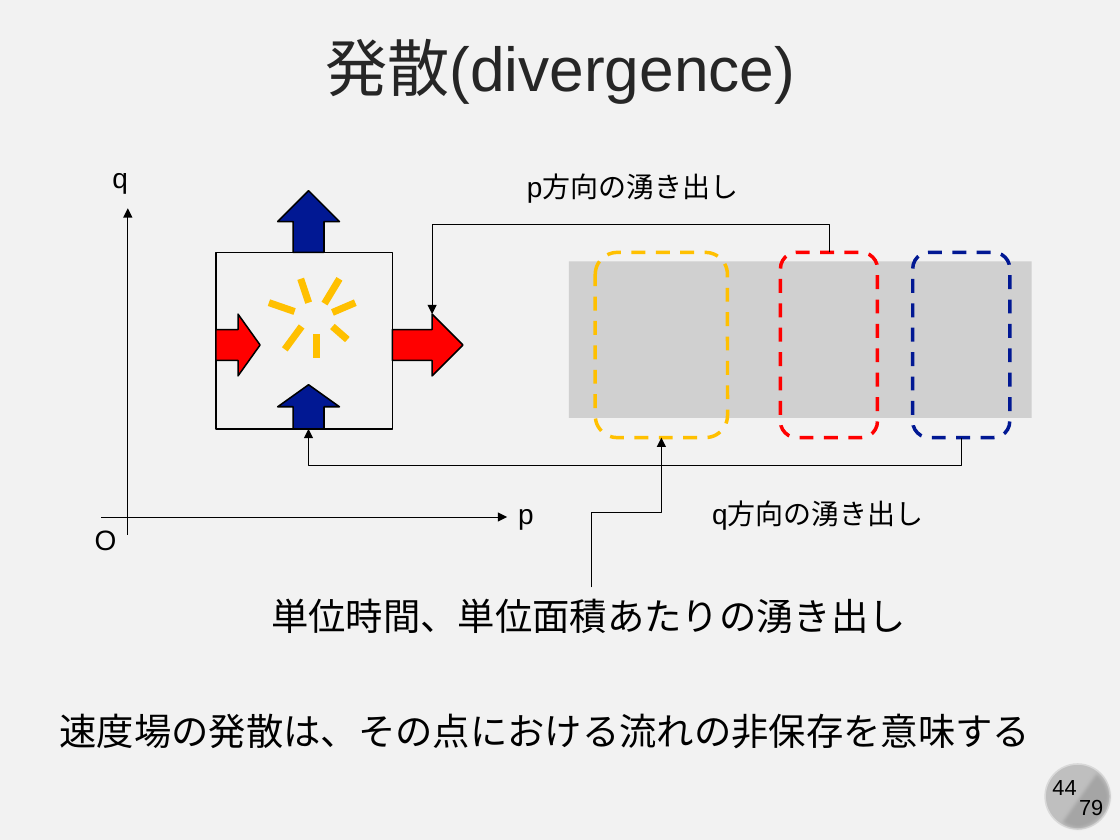
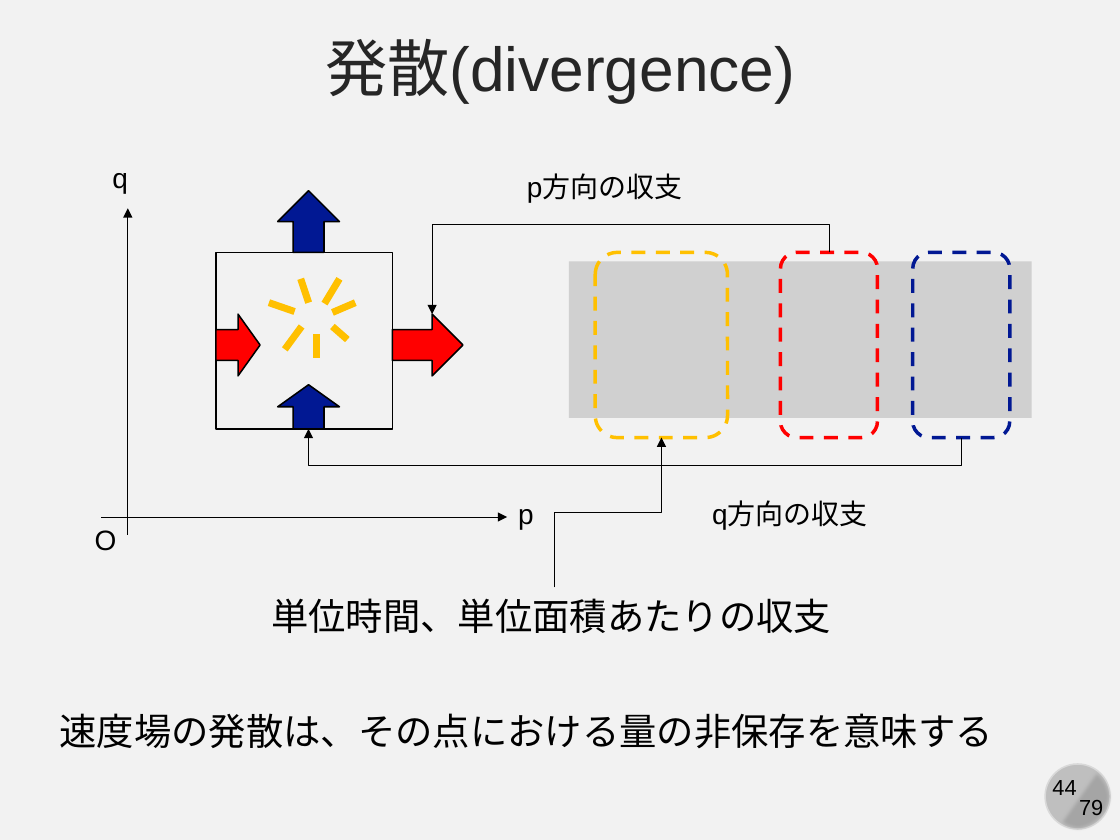
Before and after one commit to kaityo256/simulation_engineering, a slide deck: slide 44 of 05_md_basic/simulation05.pptx. Drawn at 1120x840 pixels with LibreOffice and Linux fonts; fonts in the diff are those of the drawing; grey boxes stand for pictures. Boxes give left, top, right and bottom in pixels: in the first picture for what was removed or moved away, otherwise in the second. Text is boxed around its words. In the diff, an @@ line names an element or a change of style, - is before the commit and + after.

Commit message:
53 slides

```diff
--- a/05_md_basic/simulation05.pptx
+++ b/05_md_basic/simulation05.pptx
@@ text at [527, 175, 683, 202]: text changed @@
-p方向の湧き出し
+p方向の収支
@@ elbow arrow moved from (591, 588) - (662, 438) to (554, 588) - (662, 438) @@
@@ text at [712, 502, 868, 529]: text changed @@
-q方向の湧き出し
+q方向の収支
@@ text at [271, 598, 831, 633]: text changed @@
-単位時間、単位面積あたりの湧き出し
+単位時間、単位面積あたりの収支
@@ text at [59, 713, 992, 748]: text changed @@
-速度場の発散は、その点における流れの非保存を意味する
+速度場の発散は、その点における量の非保存を意味する
```
Also in this commit, not shown: 2 other slides changed, 8 slides added.
